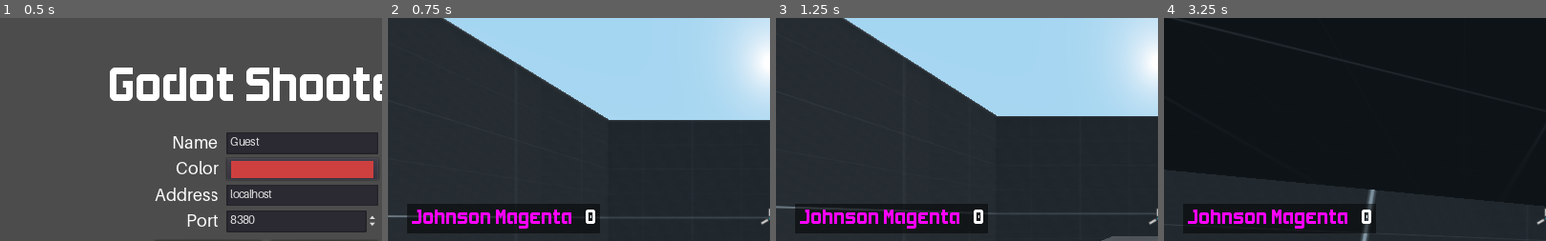
Above: before the commit, frames 1-4 (left to right).
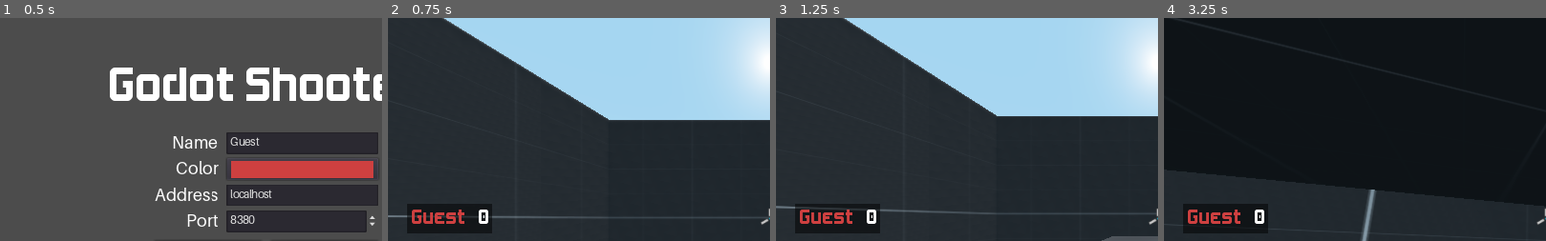
Above: after the commit, the same moments.

Repository: kdreese/godot-3D-shooter-project
Game: Godot game, scene res://src/states/Menu.tscn
Same seed, same stepped clock (60 frames per second), same inputs: the game is played once before the commit and once after it.
Inputs (mouse positions are % of the whole screen's width and height, from its top left):
- Up to frame 1 (0.5 s): no input
- Up to frame 2 (0.75 s): click "Free Play" at 0.5 s
- Up to frame 3 (1.25 s): no input
- Up to frame 4 (3.25 s): tap Enter at 1.25 s; move the mouse to (55, 50) at 1.27 s; press the mouse at (55, 50) at 1.28 s; hold W (move_forwards) from 1.28 s (still down); tap Space (jump) at 1.52, 2.27 s; move the mouse to (45, 50) at 2.02 s; release the mouse at (45, 50) at 2.03 s; click (45, 50) at 2.1 s; move the mouse to (52, 48) at 2.77 s; press the mouse at (52, 48) at 2.78 s
The pictures show only the part of the screen within x 0-50%, y 5-55%; the shares and areas given below are measured in that part.

Frame 1 is identical in both runs. In frame 2, 4.5% of the frame differs, in the area x 6-56%, y 83-97%; in frame 3, 4.5%; in frame 4, 2.2%.

Commit message:
Cleaned up free play

Diff:
--- a/src/states/Game.gd
+++ b/src/states/Game.gd
@@ -11,7 +11,10 @@
 	randomize()
 
 	# Add the current player to the scoreboard.
-	$UI/Scoreboard.add_player(get_tree().get_network_unique_id())
+	if get_tree().network_peer:
+		$UI/Scoreboard.add_player(get_tree().get_network_unique_id())
+	else:
+		$UI/Scoreboard.add_player(1)
 
 	var curr_level := preload("res://src/levels/Level.tscn").instance() as Spatial
 	add_child(curr_level)
--- a/src/states/Menu.gd
+++ b/src/states/Menu.gd
@@ -31,6 +31,12 @@
 	rpc("Game.spawn_peer_player", get_tree().get_network_unique_id())
 
 
+func free_play_session() -> void:
+	MultiplayerInfo.my_info.name = name_line_edit.text
+	MultiplayerInfo.my_info.favorite_color = color_picker_button.color
+	play()
+
+
 func go_to_credits() -> void:
 	var error := get_tree().change_scene("res://src/states/CreditsMenu.tscn")
 	assert(not error)
--- a/src/states/Menu.tscn
+++ b/src/states/Menu.tscn
@@ -160,6 +160,6 @@
 
 [connection signal="pressed" from="V/V/H/HostButton" to="." method="host_session"]
 [connection signal="pressed" from="V/V/H/JoinButton" to="." method="join_session"]
-[connection signal="pressed" from="V/V/FreePlayButton" to="." method="play"]
+[connection signal="pressed" from="V/V/FreePlayButton" to="." method="free_play_session"]
 [connection signal="pressed" from="V/V/CreditsButton" to="." method="go_to_credits"]
 [connection signal="pressed" from="V/V/QuitButton" to="." method="quit_game"]
--- a/src/states/Scoreboard.gd
+++ b/src/states/Scoreboard.gd
@@ -27,10 +27,13 @@
 	# Create the new grid.
 	for id in current_score.keys():
 		var player_info
-		if id == get_tree().get_network_unique_id():
+		if get_tree().network_peer:
+			if id == get_tree().get_network_unique_id():
+				player_info = MultiplayerInfo.my_info
+			else:
+				player_info = MultiplayerInfo.player_info[id]
+		else:
 			player_info = MultiplayerInfo.my_info
-		else:
-			player_info = MultiplayerInfo.player_info[id]
 		var player_label := Label.new()
 		player_label.set("custom_colors/font_color", player_info["favorite_color"])
 		player_label.text = player_info["name"]
@@ -54,7 +57,10 @@
 
 
 func record_score() -> void:
-	var id := get_tree().get_network_unique_id()
+	var id := 1
+	if get_tree().network_peer:
+		id = get_tree().get_network_unique_id()
 	current_score[id] = current_score[id] + 1
 	update_display()
-	rpc("update_score", current_score)
+	if get_tree().network_peer:
+		rpc("update_score", current_score)
